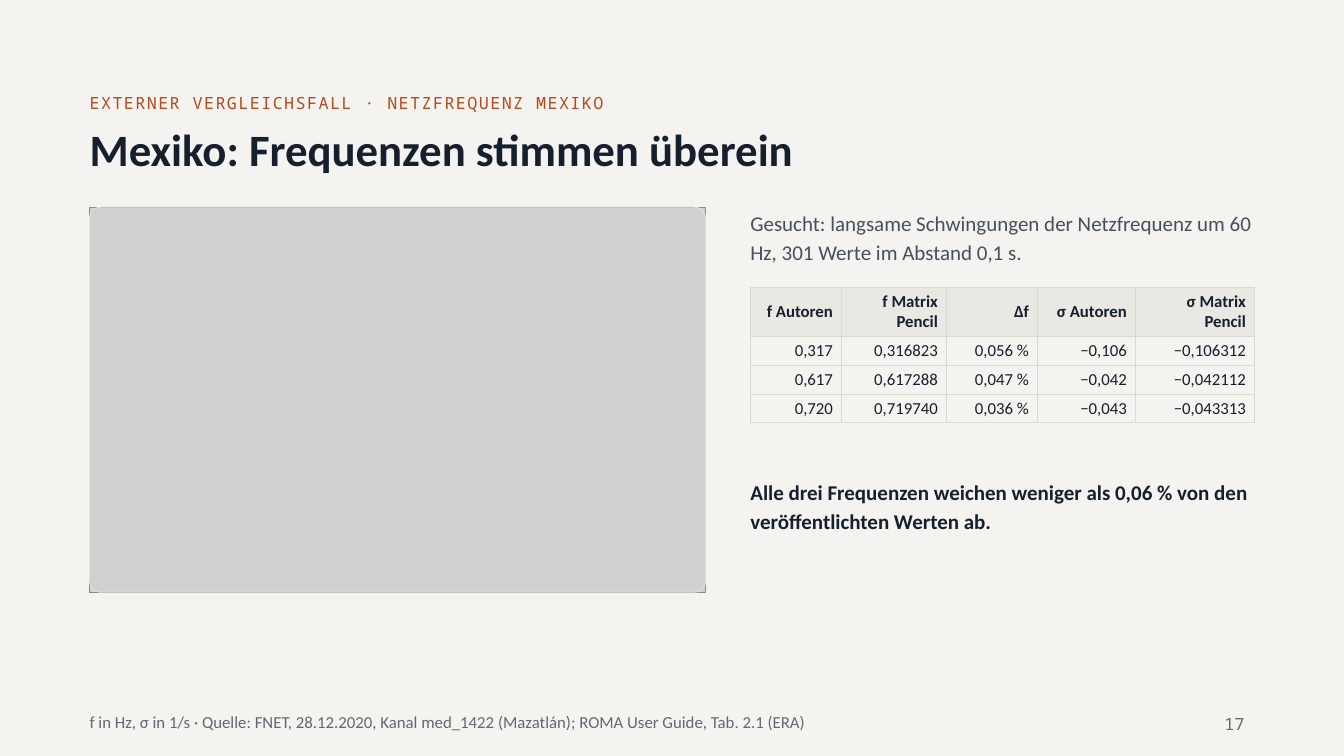
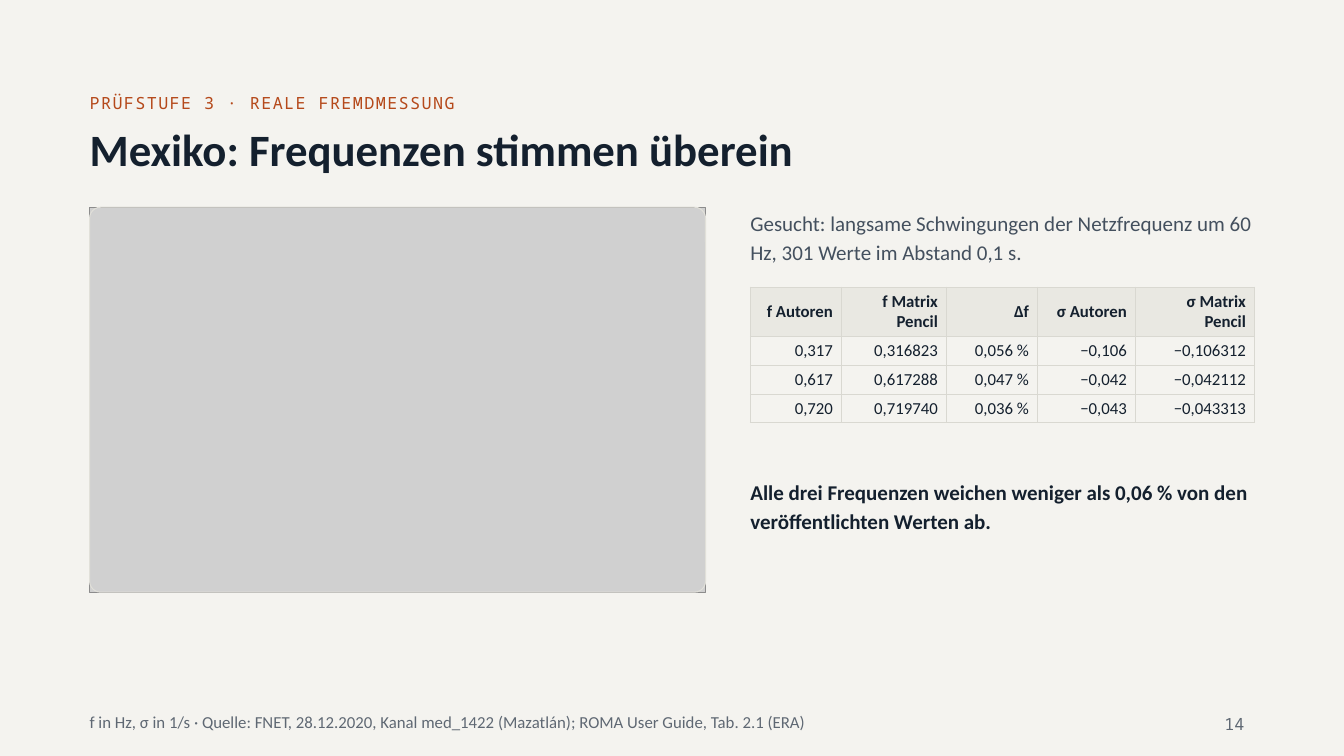
Before and after one commit to relaytoroot/prony_matrix_pencil_filter, a slide deck: slide 14 of docs/praesentation/Ergebnisse_Matrix_Pencil_Arbeitsfassung.pptx (slide 17 before the commit). Drawn at 1344x756 pixels with LibreOffice and Linux fonts; fonts in the diff are those of the drawing; grey boxes stand for pictures. Boxes give left, top, right and bottom in pixels: in the first picture for what was removed or moved away, otherwise in the second. Text is boxed around its words. In the diff, an @@ line names an element or a change of style, - is before the commit and + after.

```diff
--- a/docs/praesentation/Ergebnisse_Matrix_Pencil_Arbeitsfassung.pptx
+++ b/docs/praesentation/Ergebnisse_Matrix_Pencil_Arbeitsfassung.pptx
@@ text at (90, 93, 455, 109): text changed @@
-EXTERNER VERGLEICHSFALL · NETZFREQUENZ MEXIKO
+PRÜFSTUFE 3 · REALE FREMDMESSUNG
@@ page number at (1224, 718, 1244, 730): text changed @@
-17
+14
```
Also in this commit, not shown: 8 other slides changed, 1 slide added, 1 slide removed, 1 other file.
